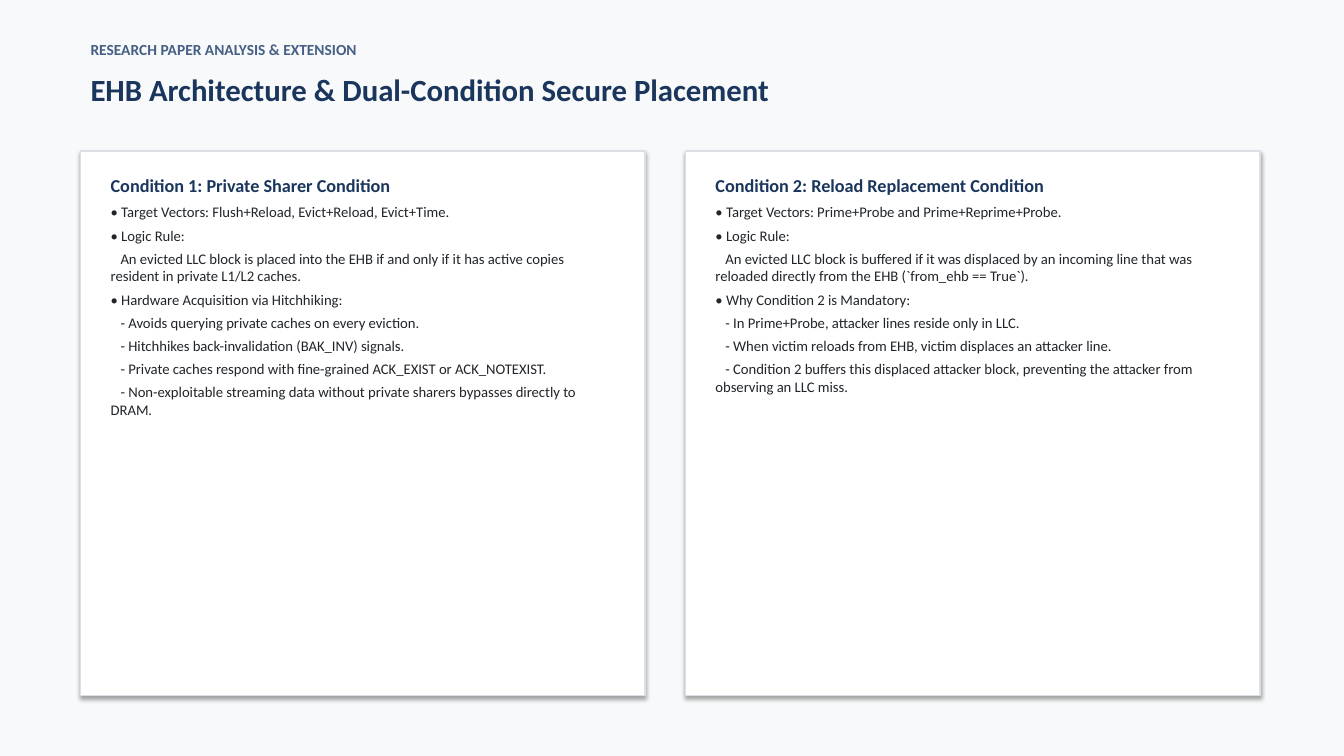
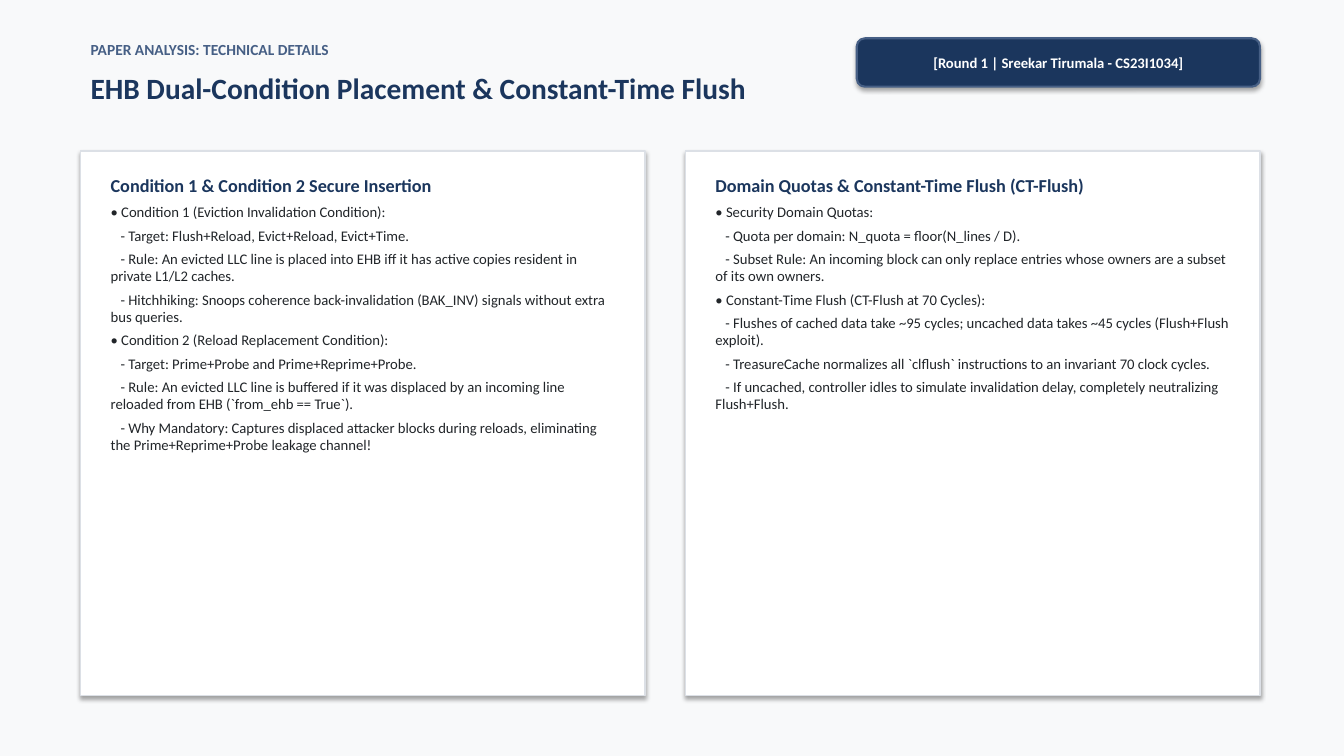
Before and after one commit to Sripadh16/IS-project, a slide deck: slide 6 of TreasureCache_Presentation.pptx. Drawn at 1344x756 pixels with LibreOffice and Linux fonts; fonts in the diff are those of the drawing. Boxes give left, top, right and bottom in pixels: in the first picture for what was removed or moved away, otherwise in the second. Text is boxed around its words. In the diff, an @@ line names an element or a change of style, - is before the commit and + after.

Commit message:
Update PPT deck and presentation script to strictly satisfy explanation video rubric with 2-round flow and code walkthroughs

```diff
--- a/TreasureCache_Presentation.pptx
+++ b/TreasureCache_Presentation.pptx
@@ text at [91, 45, 329, 55]: text changed @@
-RESEARCH PAPER ANALYSIS & EXTENSION
+PAPER ANALYSIS: TECHNICAL DETAILS
@@ rounded rectangle added at [857, 38, 1260, 87], fill #1B365D, outline #465F85 1.5 pt, 10.5 pt, text #FFFFFF, bold @@
+[Round 1 | Sreekar Tirumala - CS23I1034]
@@ text at [91, 78, 746, 100]: text changed; size 22 to 21 pt @@
-EHB Architecture & Dual-Condition Secure Placement
+EHB Dual-Condition Placement & Constant-Time Flush
@@ text at [111, 179, 605, 453]: text changed @@
-Condition 1: Private Sharer Condition
-• Target Vectors: Flush+Reload, Evict+Reload, Evict+Time.
-• Logic Rule:
-An evicted LLC block is placed into the EHB if and only if it has active copies resident in private L1/L2 caches.
-• Hardware Acquisition via Hitchhiking:
-- Avoids querying private caches on every eviction.
-- Hitchhikes back-invalidation (BAK_INV) signals.
-- Private caches respond with fine-grained ACK_EXIST or ACK_NOTEXIST.
-- Non-exploitable streaming data without private sharers bypasses directly to DRAM.
+Condition 1 & Condition 2 Secure Insertion
+• Condition 1 (Eviction Invalidation Condition):
+- Target: Flush+Reload, Evict+Reload, Evict+Time.
+- Rule: An evicted LLC line is placed into EHB iff it has active copies resident in private L1/L2 caches.
+- Hitchhiking: Snoops coherence back-invalidation (BAK_INV) signals without extra bus queries.
+• Condition 2 (Reload Replacement Condition):
+- Target: Prime+Probe and Prime+Reprime+Probe.
+- Rule: An evicted LLC line is buffered if it was displaced by an incoming line reloaded from EHB (`from_ehb == True`).
+- Why Mandatory: Captures displaced attacker blocks during reloads, eliminating the Prime+Reprime+Probe leakage channel!
@@ text at [715, 178, 1229, 409]: text changed @@
-Condition 2: Reload Replacement Condition
-• Target Vectors: Prime+Probe and Prime+Reprime+Probe.
-• Logic Rule:
-An evicted LLC block is buffered if it was displaced by an incoming line that was reloaded directly from the EHB (`from_ehb == True`).
-• Why Condition 2 is Mandatory:
-- In Prime+Probe, attacker lines reside only in LLC.
-- When victim reloads from EHB, victim displaces an attacker line.
-- Condition 2 buffers this displaced attacker block, preventing the attacker from observing an LLC miss.
+Domain Quotas & Constant-Time Flush (CT-Flush)
+• Security Domain Quotas:
+- Quota per domain: N_quota = floor(N_lines / D).
+- Subset Rule: An incoming block can only replace entries whose owners are a subset of its own owners.
+• Constant-Time Flush (CT-Flush at 70 Cycles):
+- Flushes of cached data take ~95 cycles; uncached data takes ~45 cycles (Flush+Flush exploit).
+- TreasureCache normalizes all `clflush` instructions to an invariant 70 clock cycles.
+- If uncached, controller idles to simulate invalidation delay, completely neutralizing Flush+Flush.
```
Also in this commit, not shown: 11 other slides changed, 8 slides added, 8 slides removed, 5 other files.
